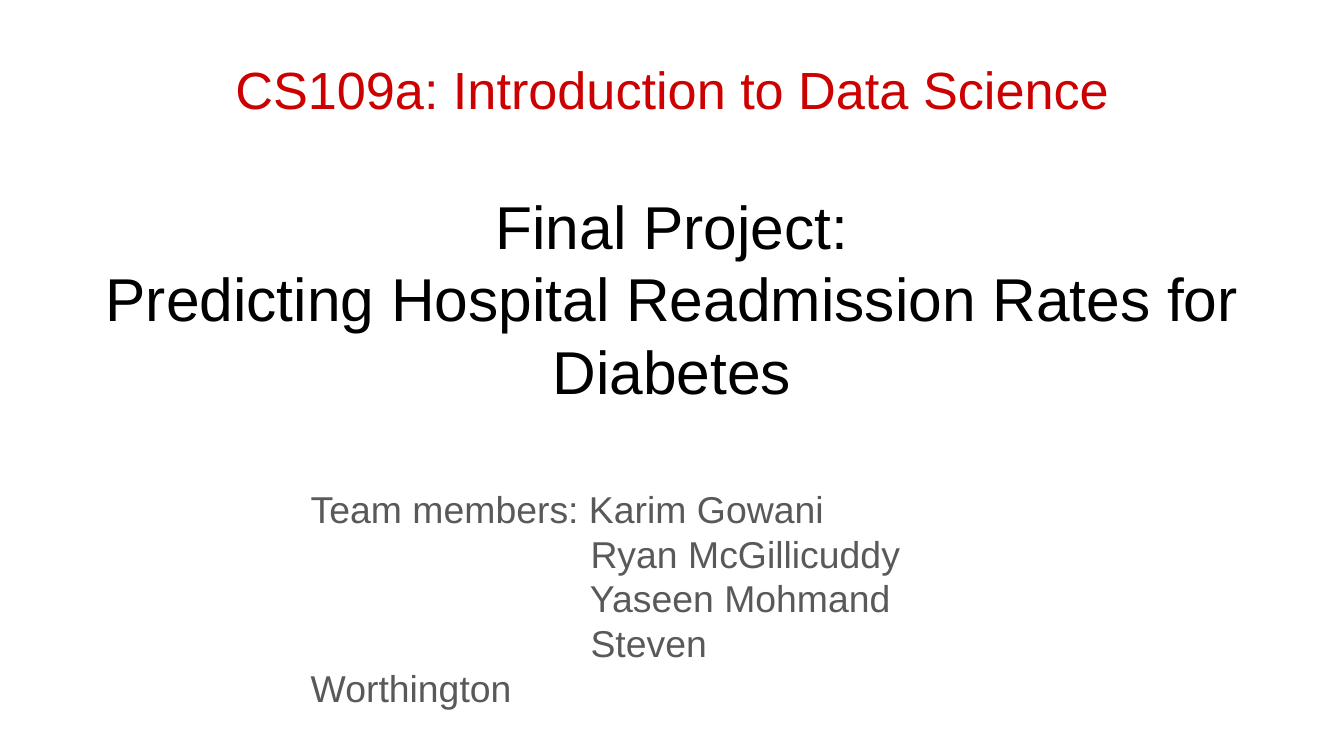
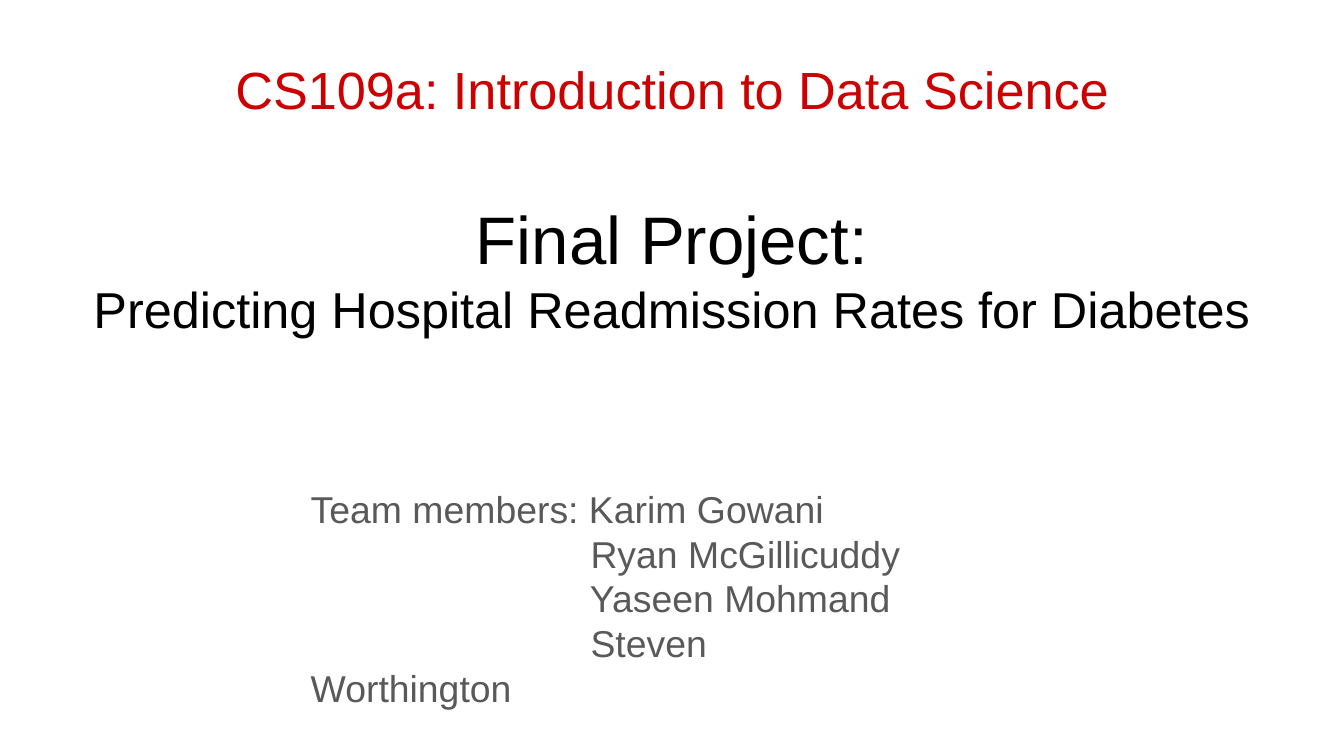
Before and after one commit to stevenworthington/cs109a_final_project, a slide deck: slide 1 of presentation/cs109a_final_presentation.pptx. Drawn at 1344x756 pixels with LibreOffice and Linux fonts; fonts in the diff are those of the drawing. Boxes give left, top, right and bottom in pixels: in the first picture for what was removed or moved away, otherwise in the second. Text is boxed around its words. In the diff, an @@ line names an element or a change of style, - is before the commit and + after.

```diff
--- a/presentation/cs109a_final_presentation.pptx
+++ b/presentation/cs109a_final_presentation.pptx
@@ title "Final Project:" moved from (x1=106, y1=205, x2=1238, y2=395) to (x1=93, y1=215, x2=1250, y2=338) @@
@@ title "Final Project:" at (x1=93, y1=215, x2=1250, y2=338): size 32.4 to 36 pt in "Final Project:"; size 32.4 to 27 pt in "Predicting Hospital Readmission Rates for Diabetes" @@
```
Also in this commit, not shown: 3 other slides changed, 1 slide added, 1 slide removed, 3 other files.
